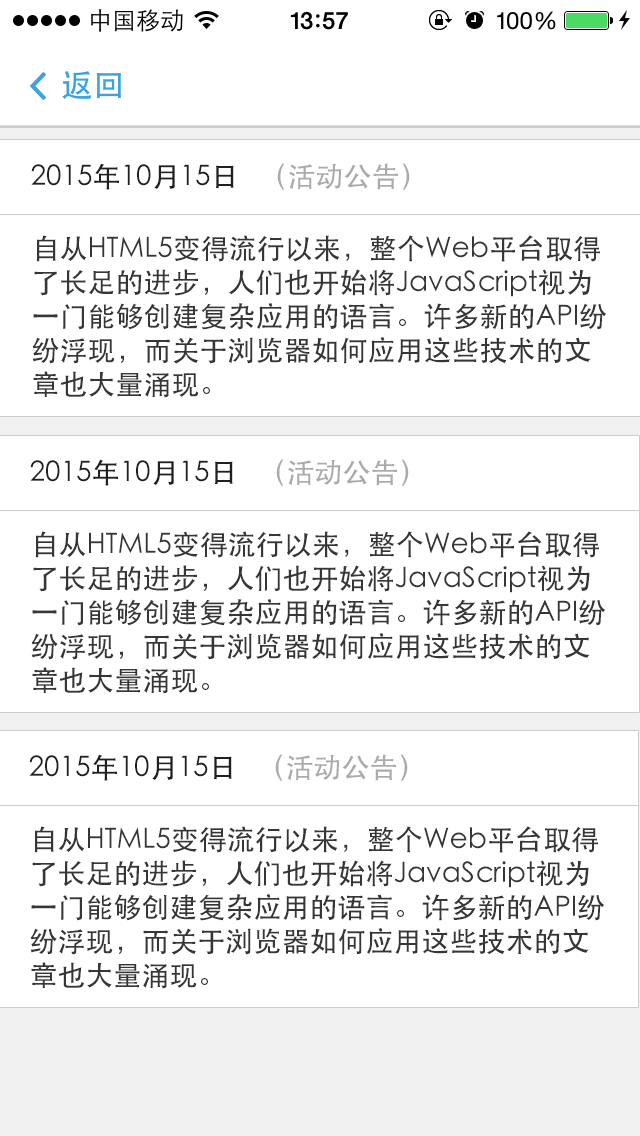
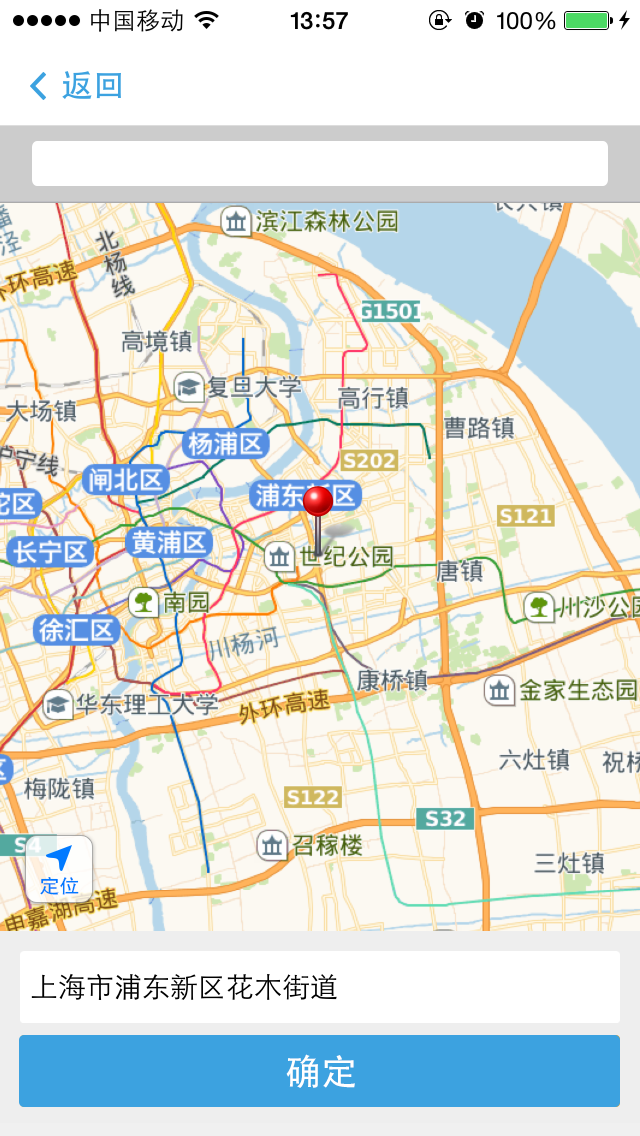
Layered file, before and after one edit (640 × 1136). Changes by layer:
removed group "列表" (15 layers) over (0, 140, 640, 1007)
removed group "topic 副本 2" (4 layers) from group "列表" over (0, 731, 638, 1007)
removed layer "2015年10月15日 （活动公告）" (1st of 3, in "列表" › "topic 副本 2") from group "topic 副本 2" over (29, 754, 408, 781)
removed layer "自从HTML5变得流行以来，整个Web平台取得 了长足的进步，人们也开始将JavaScript视为 一门能够创建复杂应用的语言" (1st of 3, in "列表" › "topic 副本 2") from group "topic 副本 2" over (30, 826, 605, 989)
removed layer "图层 14 副本" (1st of 3, in "列表" › "topic 副本 2") from group "topic 副本 2" over (0, 806, 638, 1007)
removed layer "图层 14" (1st of 3, in "列表" › "topic 副本 2") from group "topic 副本 2" over (0, 731, 638, 805)
removed group "topic 副本" (4 layers) from group "列表" over (0, 436, 639, 712)
removed layer "2015年10月15日 （活动公告）" (2nd of 3, in "列表" › "topic 副本") from group "topic 副本" over (30, 459, 409, 486)
removed layer "自从HTML5变得流行以来，整个Web平台取得 了长足的进步，人们也开始将JavaScript视为 一门能够创建复杂应用的语言" (2nd of 3, in "列表" › "topic 副本") from group "topic 副本" over (31, 531, 606, 694)
removed layer "图层 14 副本" (2nd of 3, in "列表" › "topic 副本") from group "topic 副本" over (0, 511, 639, 712)
removed layer "图层 14" (2nd of 3, in "列表" › "topic 副本") from group "topic 副本" over (0, 436, 639, 510)
renamed "topic" to "map", moved it out of group "列表" over (0, 128, 640, 1107)
removed layer "2015年10月15日 （活动公告）" (3rd of 3, in "列表" › "topic") from group "topic" over (31, 163, 410, 190)
removed layer "自从HTML5变得流行以来，整个Web平台取得 了长足的进步，人们也开始将JavaScript视为 一门能够创建复杂应用的语言" (3rd of 3, in "列表" › "topic") from group "topic" over (32, 235, 607, 398)
added layer "确定" in group "map" over (286, 1054, 355, 1088)
added layer "圆角矩形 2" in group "map" over (19, 1035, 620, 1107)
renamed "图层 14 副本" to "图层 16", painted on it over (0, 201, 640, 1107)
added layer "圆角矩形 1" in group "map" over (32, 141, 608, 186)
renamed "图层 14" to "图层 15", painted on it over (0, 128, 640, 214)
